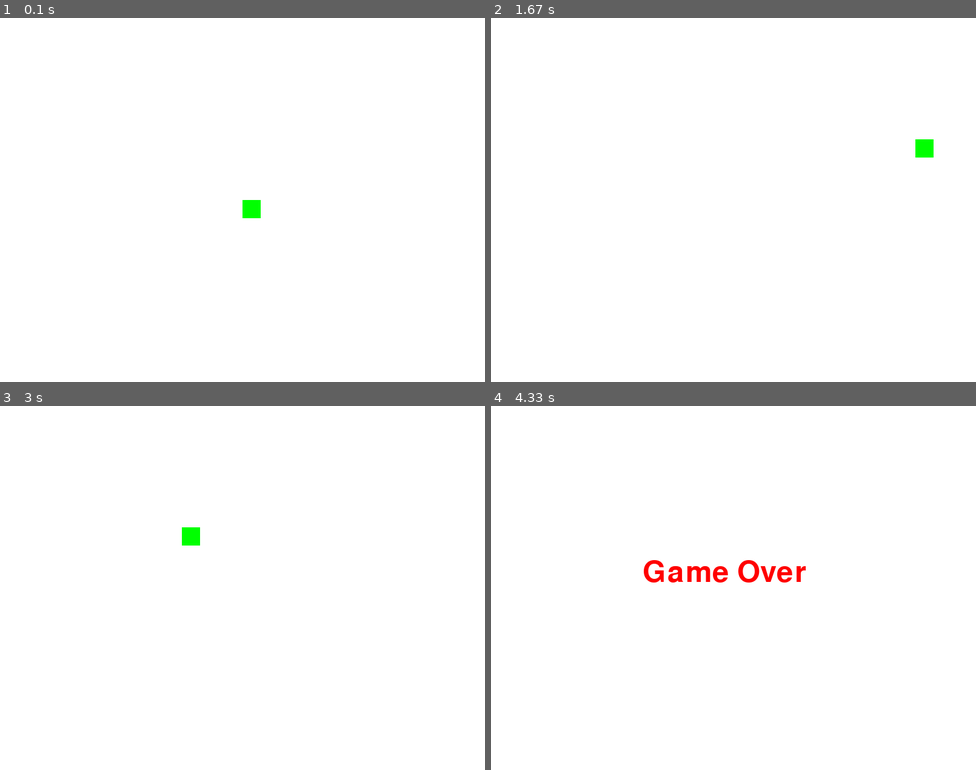
Above: before the commit, frames 1-4 (two rows, left to right).
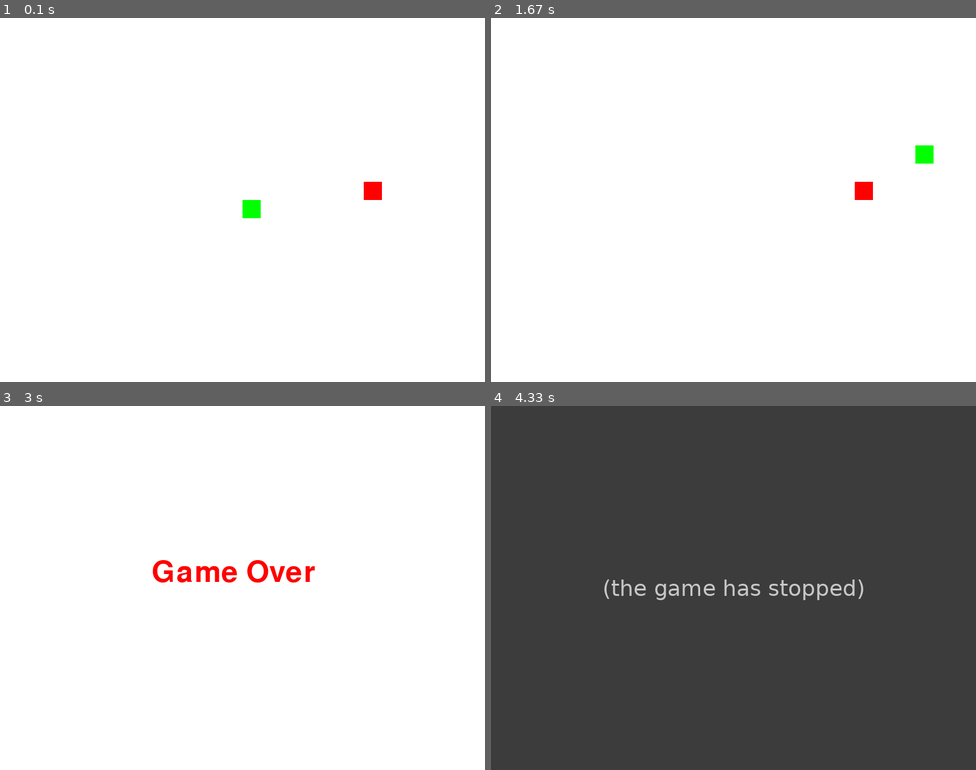
Above: after the commit, the same moments.

Repository: solremifa/pygame
Game: pygame game, started from prac_snake.py
Two runs of this game, one before a commit and one after it. Both use one fixed random seed, a clock stepped at 60 frames per second and the inputs below.
Inputs:
- Up to frame 1 (0.1 s): no input
- Up to frame 2 (1.67 s): hold Right 0.33-0.8 s; hold Up 0.83-1.13 s; hold Right 1.17-1.63 s
- Up to frame 3 (3 s): hold Left 1.67-2.2 s
- Up to frame 4 (4.33 s): no input

The runs differ from the first frame. In frame 1, 0.2% of the frame differs, in the area x 75-79%, y 45-50%; in frame 2, 0.3%; in frame 3, 1.0%; in frame 4, 100%, in the area x 0-100%, y 0-100%.
After the commit the program exited at 3.9 s; later frames show no game.

Commit message:
commit_v3

Diff:
--- a/prac_snake.py
+++ b/prac_snake.py
@@ -1,5 +1,15 @@
 import pygame
 pygame.init()
+
+import random
+
+food_size = 30
+def new_food():
+    fx = random.randint(0, (800 - food_size) // food_size) * food_size
+    fy = random.randint(0, (600 - food_size) // food_size) * food_size
+    return fx, fy
+
+
 
 screen = pygame.display.set_mode((800, 600))
 pygame.display.set_caption('snake game')
@@ -8,10 +18,13 @@
 x, y = 400, 300 # 시작할 좌표 설정
 size = 30
 dx, dy = 0, 0 # 벡터 계산을 위한 변수 설정
-speed = 5 # 벡터값 갱신을 위한 값
+speed = 30 # 벡터값 갱신을 위한 값
 green = (0, 255, 0)
 white = (255, 255, 255)
 font = pygame.font.SysFont(None, 72)
+RED = ((255, 0, 0))
+
+food_x , food_y = new_food()
 
 
 running = True
@@ -23,17 +36,29 @@
             running = False # 종료를 위한 조건 확인 -> 조건 달성 시 종료
 
         elif event.type == pygame.KEYDOWN: # 이벤트 분기 확인 -> 키보드가 눌릴 때
+            new_dx, new_dy = dx, dy # 입력 방향 저장
+
             if event.key == pygame.K_LEFT:
-                dx, dy = -speed, 0 # 방향을 설정, speed값만큼 이동
+                new_dx, new_dy = -speed, 0 # 방향을 설정, speed값만큼 이동
             elif event.key == pygame.K_RIGHT:
-                dx, dy = speed, 0
+                new_dx, new_dy = speed, 0
             elif event.key == pygame.K_UP:
-                dx, dy = 0, -speed
+                new_dx, new_dy = 0, -speed
             elif event.key == pygame.K_DOWN:
-                dx, dy = 0, speed
+                new_dx, new_dy = 0, speed
+
+            if not (new_dx == -dx and new_dy == -dy): # 입력한 방향이 현재 방향과 정반대일때
+                dx, dy = new_dx, new_dy # 입력값 무시
 
     x += dx # 해당 방향으로 벡터값 갱신
     y += dy
+
+
+
+    if x == food_x and y == food_y:
+        food_x, food_y = new_food()
+        screen.blit(text, (200, 200))
+        running = False
 
     if x < 0 or x + size > 800 or y < 0 or y + size > 600: # 각 방향의 끝에 도달했을때
         text = font.render('Game Over', True, (255, 0, 0)) # 텍스트 설정
@@ -42,11 +67,12 @@
         pygame.time.delay(2000)  # 2초 동안 보여주기
         running = False # 작동 종료
 
+    pygame.draw.rect(screen, RED, (food_x, food_y, food_size, food_size))
 
-    screen.fill(white)
-    pygame.draw.rect(screen, green, (x, y, size, size))
-    pygame.display.flip()
-    clock.tick(60) # FPS 60으로 설정
+
+    pygame.draw.rect(screen, green, (x, y, size, size)) # 도형 그리기(뱀 머리)
+    pygame.display.flip() # 그린 사각형 화면에 반환
+    clock.tick(10) # FPS 설정
 
 
 pygame.quit()
